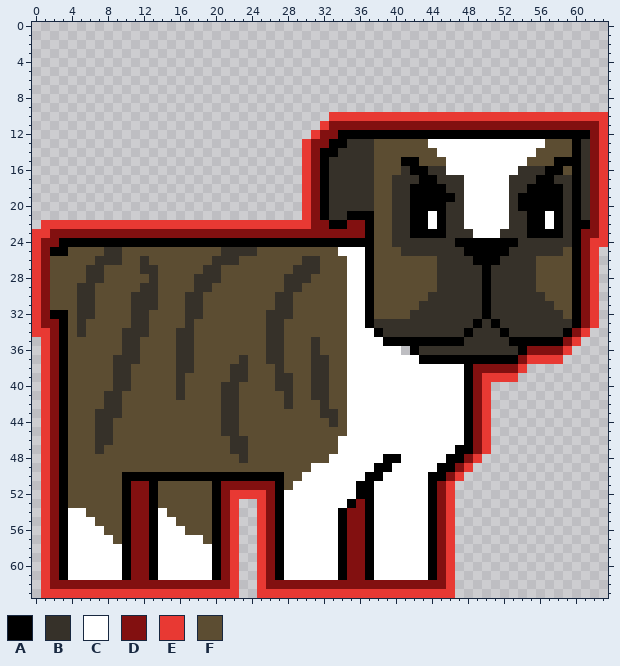
Pixel-art sprite -- images/gordukip_0.png. The picture above is the old version.
The file is 64x64 pixels.
Palette (. is transparent): A #000000  B #363129  C #ffffff  D #821010  E #e83933  F #5c4d32
Pixels before (only the part around the change), first column x 0:
 4 ................................................................
 5 ................................................................
 6 ................................................................
 7 ................................................................
 8 ................................................................
 9 ................................................................
10 .................................EEEEEEEEEEEEEEEEEEEEEEEEEEEEEEE
11 ................................EDDDDDDDDDDDDDDDDDDDDDDDDDDDDDDE
12 ...............................EDDAAAAAAAAAAAAAAAAAAAAAAAAAAAADE
13 ..............................EDDAABBBFFFFFFCCCCCCCCCCCCCFFFABDE
14 ..............................EDAABBBBFFFFFFFCCCCCCCCCCCFFFFABDE
15 ..............................EDABBBBBFFFAAFFFCCCCCCCCCFFFAAABDE
16 ..............................EDABBBBBFFFBAABBCCCCCCCCBBBAAFABDE
17 ..............................EDABBBBBFFBBBAABBBCCCCCBBBAABBABDE
18 ..............................EDABBBBBFFBBAAAABBCCCCCBBAAAABABDE
19 ..............................EDABBBBBFFBBAAAAABCCCCCBAAAAABABDE
20 ..............................EDABBBBBFFBBAAAABBCCCCCBAAAAABABDE
21 ..............................EDABBAAAFFBBAACABBCCCCCBBAACABABDE
22 .EEEEEEEEEEEEEEEEEEEEEEEEEEEEEEDDAADDAFFBBAACABBCCCCCBBAACABAADE
23 EEDDDDDDDDDDDDDDDDDDDDDDDDDDDDDDDDDDDAFFBBAAAABBBCCCBBBAAAABADDE
24 EDDAAAAAAAAAAAAAAAAAAAAAAAAAAAAAAAAAAAFFBBBBBBBAAAAAAABBBBBBADEE
25 EDAAFFFFBBFFFFFFFFFFFBBBBFFFFFFFFFCCCAFFFBBBBBBBAAAAABBBBBBFADE.
26 EDFFFFFBBBFFBFFFFFFFBBBFFFFFFFBBFFFCCAFFFFFFFBBBBAAABBBBFFFFADE.
27 EDFFFFBBFFFFBBFFFFFBBFFFFFFFFBBBFFFCCAFFFFFFFBBBBBABBBBBFFFFADE.
28 EDFFFFBBFFFFFBFFFFBBBFFFFFFFBBBFFFFCCAFFFFFFFBBBBBABBBBBFFFFADE.
29 EDFFFBBFFFFFBBFFFFBBFFFFFFFFBBFFFFFCCAFFFFFFFBBBBBABBBBBFFFFADE.
30 EDFFFBBFFFFBBBFFFBBFFFFFFFFBBFFFFFFCCAFFFFFFBBBBBBABBBBBBFFFADE.
31 EDFFFBBFFFFBBBFFFBBFFFFFFFFBBFFFFFFCCAFFFFFBBBBBBBABBBBBBBFFADE.
32 EDAAFBBFFFFBBFFFFBBFFFFFFFBBBFFFFFFCCAFFFFBBBBBBBBABBBBBBBBFADE.
33 EDDAFBFFFFFBBFFFFBFFFFFFFFBBFFFFFFFCCABBBBBBBBBBBABABBBBBBBBADE.
34 EEDAFBFFFFBBBFFFBBFFFFFFFFBBFFFFFFFCCCABBBBBBBBBABBBABBBBBBADE..
35 .EDAFFFFFFBBFFFFBBFFFFFFFFBBFFFBFFFCCCCAAAAAAAAABBBBBAAAAAADE...
36 .EDAFFFFFFBBFFFFBBFFFFFFFFBBFFFBFFFCCCCCC.ABBBBBBBBBBBADDDDE....
37 .EDAFFFFFBBBFFFFBBFFFFFBFFBBFFFBBFFCCCCCCCCAAAAAAAAAAADEEEE.....
38 .EDAFFFFFBBFFFFFBBFFFFBBFFFBFFFBBFFCCCCCCCCCCCCCADDDDDE.........
39 .EDAFFFFFBBFFFFFBFFFFFBBFFFBBFFBBFFCCCCCCCCCCCCCADEEEE..........
40 .EDAFFFFFBBFFFFFBFFFFBBFFFFBBFFBBFFCCCCCCCCCCCCCADE.............
41 .EDAFFFFBBFFFFFFBFFFFBBFFFFFBFFBBFFCCCCCCCCCCCCCADE.............
42 .EDAFFFFBBFFFFFFFFFFFBBFFFFFBFFFBFFCCCCCCCCCCCCCADE.............
43 .EDAFFFBBBFFFFFFFFFFFBBFFFFFFFFFBBFCCCCCCCCCCCCCADE.............
44 .EDAFFFBBFFFFFFFFFFFFBBFFFFFFFFFFBFCCCCCCCCCCCCCADE.............
45 .EDAFFFBBFFFFFFFFFFFFBBFFFFFFFFFFFFCCCCCCCCCCCCCADE.............
46 .EDAFFFBBFFFFFFFFFFFFFBBFFFFFFFFFFCCCCCCCCCCCCCCADE.............
47 .EDAFFFBFFFFFFFFFFFFFFBBFFFFFFFFFFCCCCCCCCCCCCCAADE.............
48 .EDAFFFFFFFFFFFFFFFFFFFBFFFFFFFFFCCCCCCAACCCCCAADE..............
49 .EDAFFFFFFFFFFFFFFFFFFFFFFFFFFFCCCCCCCAACCCCCAADE...............
50 .EDAFFFFFFAAAAAAAAAAAAAAAAAAFFCCCCCCCAACCCCCAADE................
51 .EDAFFFFFFADDAFFFFFFADDDDDDAFCCCCCCCAACCCCCCADE.................
52 .EDAFFFFFFADDAFFFFFFADEEEEDACCCCCCCCAACCCCCCADE.................
53 .EDAFFFFFFADDAFFFFFFADE..EDACCCCCCCADACCCCCCADE.................
54 .EDACCFFFFADDACFFFFFADE..EDACCCCCCADDACCCCCCADE.................
55 .EDACCCFFFADDACCFFFFADE..EDACCCCCCADDACCCCCCADE.................
56 .EDACCCCFFADDACCCFFFADE..EDACCCCCCADDACCCCCCADE.................
57 .EDACCCCCFADDACCCCCFADE..EDACCCCCCADDACCCCCCADE.................
58 .EDACCCCCCADDACCCCCCADE..EDACCCCCCADDACCCCCCADE.................
59 .EDACCCCCCADDACCCCCCADE..EDACCCCCCADDACCCCCCADE.................
60 .EDACCCCCCADDACCCCCCADE..EDACCCCCCADDACCCCCCADE.................
61 .EDACCCCCCADDACCCCCCADE..EDACCCCCCADDACCCCCCADE.................
62 .EDDDDDDDDDDDDDDDDDDDDE..EDDDDDDDDDDDDDDDDDDDDE.................
63 .EEEEEEEEEEEEEEEEEEEEEE..EEEEEEEEEEEEEEEEEEEEEE.................
Once edited:
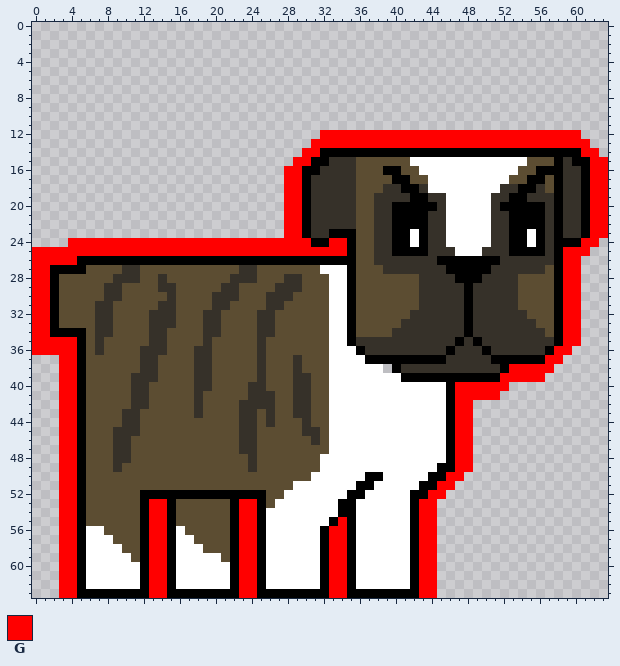
Colours new in this view: G #ff0000
The exact change:
Changed rows in their new state; - is an unchanged pixel.
first column x 0:
10 ---------------------------------...............................
11 --------------------------------................................
12 -------------------------------.GGGGGGGGGGGGGGGGGGGGGGGGGGGGG...
13 ------------------------------.GGGGGGGGGGGGGGGGGGGGGGGGGGGGGGG..
14 ------------------------------GG--AAAAAAAAAAAAAAAAAAAAAAAAAA-GG.
15 -----------------------------GGA----FF---FCCCC-------------B-AGG
16 ----------------------------GGAAB---FF-AAFFCCC--------FFA--BBAGG
17 ----------------------------GGABB---FF--AAFFCCCC-----FFA-FA-BAGG
18 ----------------------------GGABB---FF-B-A-BCCCC----B-A-BF--BAGG
19 ----------------------------GGABB---FFBB----BBCC---BBA-BBB--BAGG
20 ----------------------------GGABB---FFBBAA---BCC---BAA---B--BAGG
21 ----------------------------GGABB--BFFBBAA--BBCC---BBAA--B--BAGG
22 -...........................GGABBBBBFFBBAA--BBCC---BBAA--B--B-GG
23 ............................GGABBAAAFFBBAAC-BBCCC--B-AAC-B--BAGG
24 ....GGGGGGGGGGGGGGGGGGGGGGGGGGG--GG-FFBBAACA--CCCCCBB-ACA-AA-GG.
25 GGGGGGGGGGGGGGGGGGGGGGGGGGGGGGGGGGGAFFBBAAAA---CCCBBBAAAA-AGGG.-
26 GGGGGAAAAAAAAAAAAAAAAAAAAAAAAAAAAAAAFFBBBBBBBAAAA-------BBAGG..-
27 GGAAAAFF--BBFF-----FF--BB----FFFCCCAFF-BBBBBB-AAAA------B-AGG..-
28 GGA---FF-BBB-FB---FFF-BBB-----F--CCAFF-----BB--AAAB---FF--AGG..-
29 GGA--FF-BB--FFBB--FF-BB----B-----CCAFF-----BB---A-B---FF--AGG..-
30 GGA--FF-BB-FFF-B-FF-BBB---B------CCAFF-----B----A-B---FFF-AGG..-
31 GGA--FFBB--FFFBB-FF-BB----B-F----CCAFF----------A-B---FFFFAGG..-
32 GG-F-FFBB--FFBBB-FFBB----B-FF----CCAFF----------A-B----FFFAGG..-
33 GGAF-F-BB--FFBBB-F-BB----B-F-----CCAFFFFF-------AB-B----FFAGG..-
34 GGA-AA-BB-FFFBB-FF-BB----B-F-----CCAFFFF------------B----FAGG.--
35 GGGGGA-B--FF-BB-FF-B-----BFF---F-CCABBBBBBBBBBB--A---BBBBB-GG---
36 GGGGGA-B--FFBBB-FFBB-----BFF---F-CC-ABBBBBB---A---A---BBBAGG----
37 -..GGA---FFFBB--FFBB---F-BFF-B-FFCC--AAAAAA---BBBBB---AAAGG-----
38 -..GGA---FF-BB--FFBB--FF-B-F-B-FFCC----.ABBBBBBBBBBBAGGGGG------
39 -..GGA---FFBBB--F-BB--FF-B-FFBBFFCC------AAAAAAA-AAAGGGGG-------
40 -..GGA---FFBB---F-BB-FF-BB-FFBBFFCC-----------AGGGGGG-----------
41 -..GGA--FF-BB---F-B--FF-BBB-FBBFFCC-----------AGGGGG------------
42 -..GGA--FF-BB-----B--FFBBBB-FBB-FCC-----------AGG..-------------
43 -..GGA-FFFBB------B--FFBB-B--BB-FCC-----------AGG..-------------
44 -..GGA-FF-BB---------FFBB-B---B--CC-----------AGG..-------------
45 -..GGA-FFBBB---------FFBB-----BB-CC-----------AGG..-------------
46 -..GGA-FFBB-----------F-B------B-C------------AGG..-------------
47 -..GGA-F-BB-----------F-B--------C------------AGG..-------------
48 -..GGA---BB------------FB-------C------CC------GG.--------------
49 -..GGA---B--------------B------F------CC-------GG---------------
50 -..GGA----FFFFFFFFFFFFFFFFFF--F---------------GG----------------
51 -..GGA----FFFF------FFFFFFFF---------------A-GG-----------------
52 -..GGA----FFA-AAAAAA-AAAAAFF-------A-C----AAGG.-----------------
53 -..GGA----FFAGGA----FFAGGAFC------A-CC----AGG..-----------------
54 -..GGA----FFAGGA----FFAGGACC-------ACC----AGG..-----------------
55 -..GGAF---FFAGGA----FFAGGACC-----AGACC----AGG..-----------------
56 -..GGA----FFAGGA----FFAGGACC----AGGACC----AGG..-----------------
57 -..GGA----FFAGGA--F-FFAGGACC----AGGACC----AGG..-----------------
58 -..GGA----FFAGGA---FFFAGGACC----AGGACC----AGG..-----------------
59 -..GGA----CFAGGA----CFAGGACC----AGGACC----AGG..-----------------
60 -..GGA----CCAGGA----CCAGGACC----AGGACC----AGG..-----------------
61 -..GGA----CCAGGA----CCAGGACC----AGGACC----AGG..-----------------
62 -..GGACCCCCCAGGACCCCCCAGGACCCCCCAGGACCCCCCAGG..-----------------
63 -..GGAAAAAAAAGGAAAAAAAAGGAAAAAAAAGGAAAAAAAAGG..-----------------
